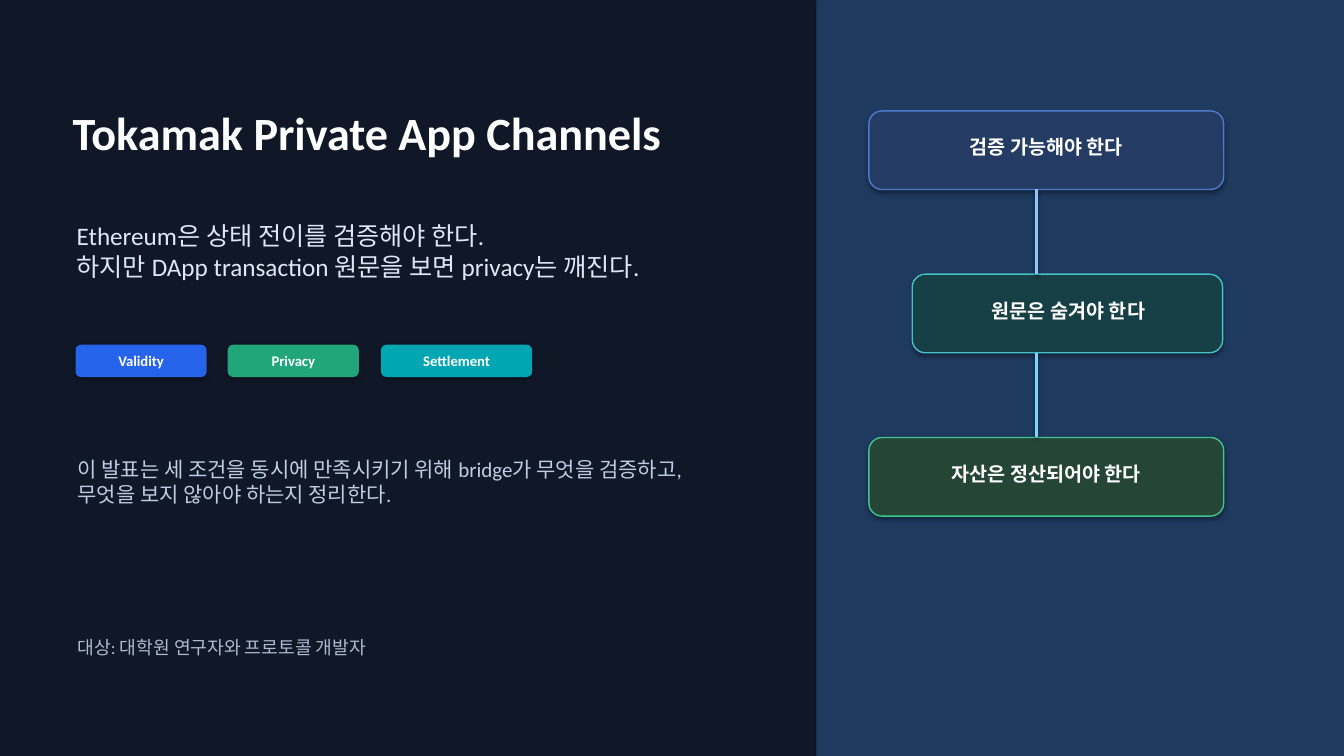
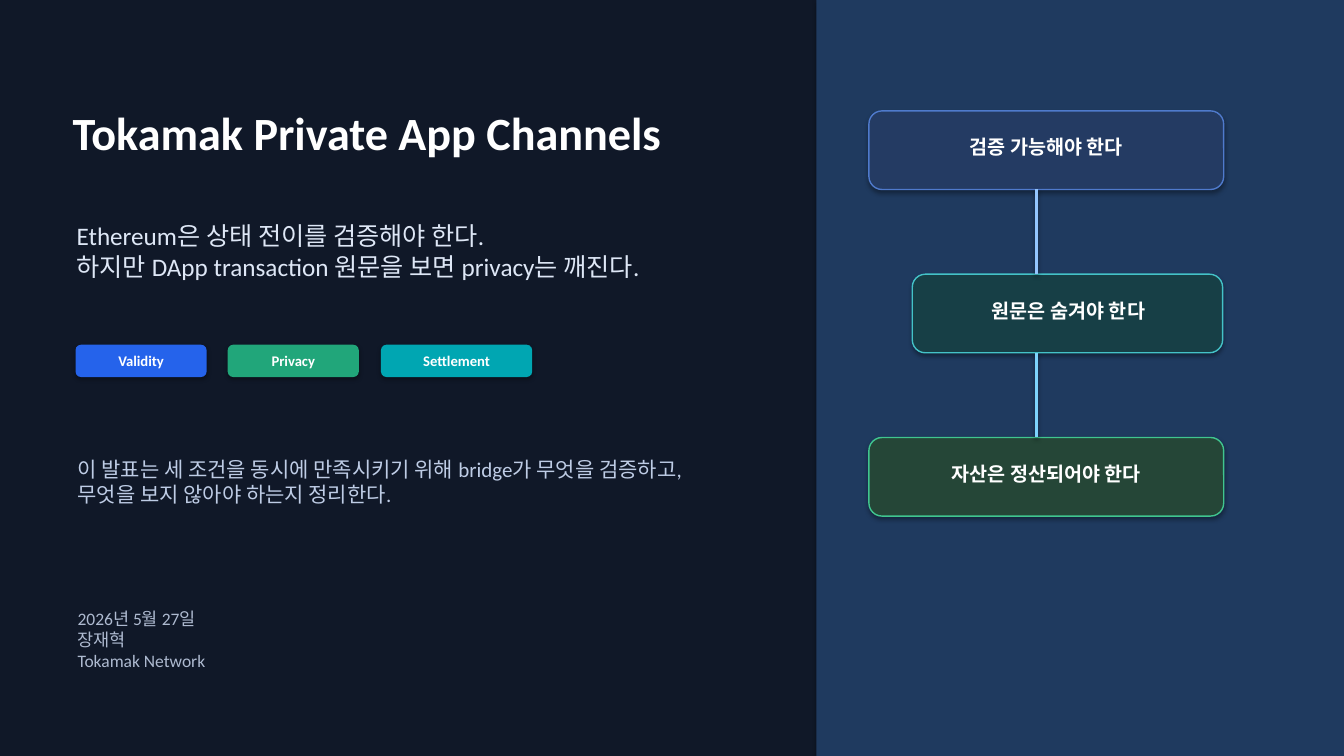
Before and after one commit to tokamak-network/Tokamak-zk-EVM-contracts, a slide deck: slide 1 of bridge/docs/dev/spec.pptx. Drawn at 1344x756 pixels with LibreOffice and Linux fonts; fonts in the diff are those of the drawing. Boxes give left, top, right and bottom in pixels: in the first picture for what was removed or moved away, otherwise in the second. Text is boxed around its words. In the diff, an @@ line names an element or a change of style, - is before the commit and + after.

Commit message:
Update title slide presenter details

```diff
--- a/bridge/docs/dev/spec.pptx
+++ b/bridge/docs/dev/spec.pptx
@@ text at (78,611,205,667): text changed; size 13 to 12.5 pt @@
-대상: 대학원 연구자와 프로토콜 개발자
+2026년 5월 27일
+장재혁
+Tokamak Network
```
